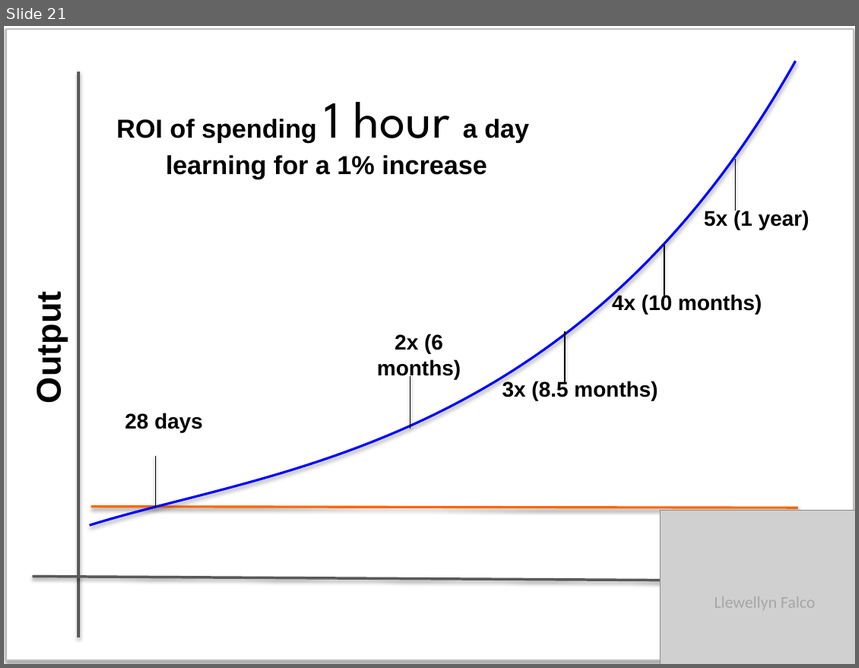
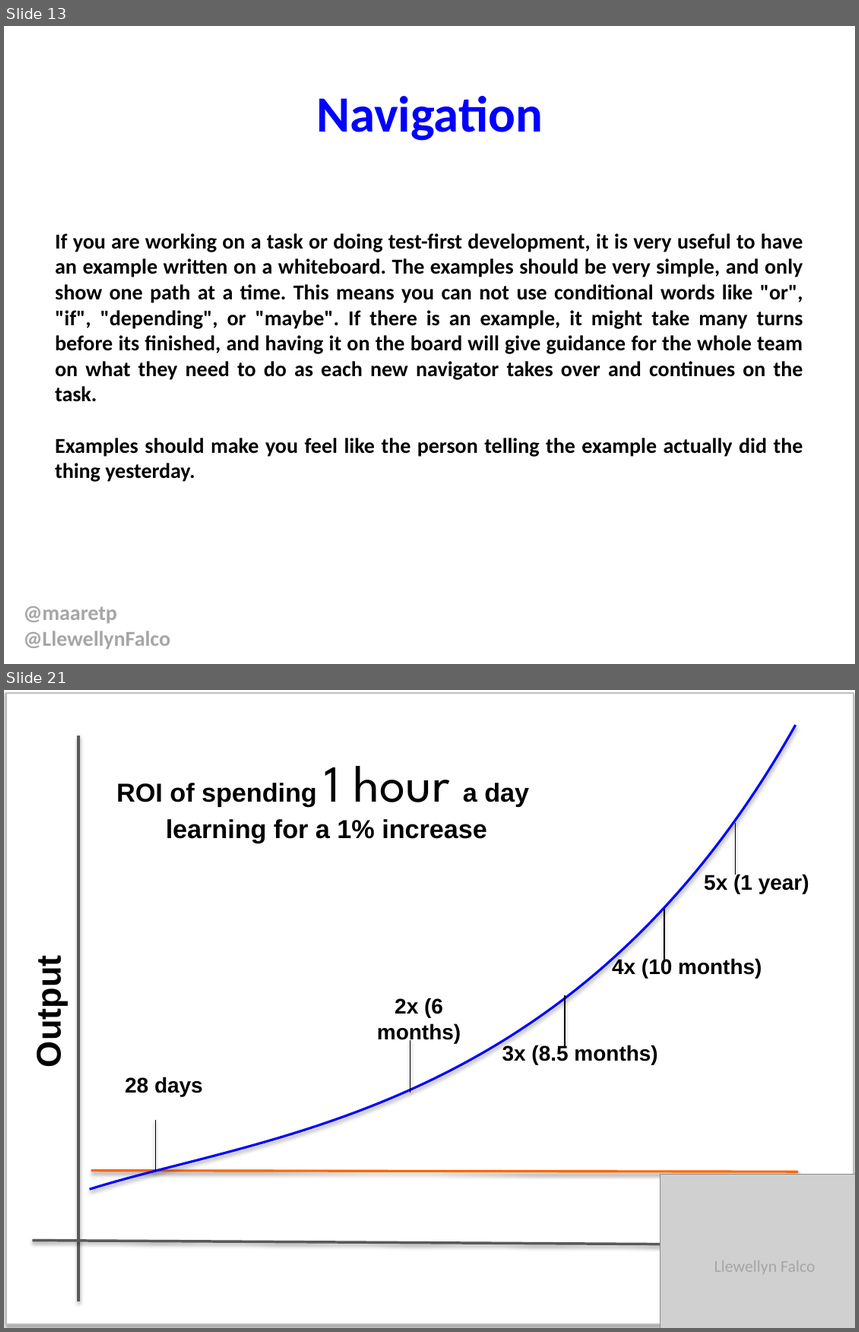
Before and after one commit to isidore/StrongStylePairingTalk, a slide deck: StrongStylePairing.pptx. Shown one above the other, each under a label of ours: slide 21 before the commit, slides 13 and 21 after it; the slides between them are not shown. The pictures are 859x668 and 859x1332 pixels, drawn with LibreOffice and Linux fonts; fonts in the diff are those of the drawing; grey boxes stand for pictures. Boxes give left, top, right and bottom in pixels: in the first picture for what was removed or moved away, otherwise in the second. Text is boxed around its words. In the diff, an @@ line names an element or a change of style, - is before the commit and + after.

Commit message:
navigation

```diff
--- a/StrongStylePairing.pptx
+++ b/StrongStylePairing.pptx
@@ slide 13 added at (x1=4, y1=26, x2=855, y2=664), background #FFFFFF @@
@@ title added at (x1=316, y1=96, x2=543, y2=141), 43 pt, text #0000FF, bold @@
+Navigation
@@ text added at (x1=55, y1=233, x2=804, y2=482), 18 pt, text #000000, bold @@
+If you are working on a task or doing test-first development, it is very useful to have an example written on a whiteboard. The examples should be very simple, and only show one path at a time. This means you can not use conditional words like "or", "if", "depending", or "maybe". If there is an example, it might take many turns before its finished, and having it on the board will give guidance for the whole team on what they need to do as each new navigator takes over and continues on the task.
+Examples should make you feel like the person telling the example actually did the thing yesterday.
@@ text added at (x1=23, y1=607, x2=170, y2=649), 18 pt, text #A6A6A6, bold @@
+@maaretp
+@LlewellynFalco
```
Also in this commit, not shown: 22 slides changed.
